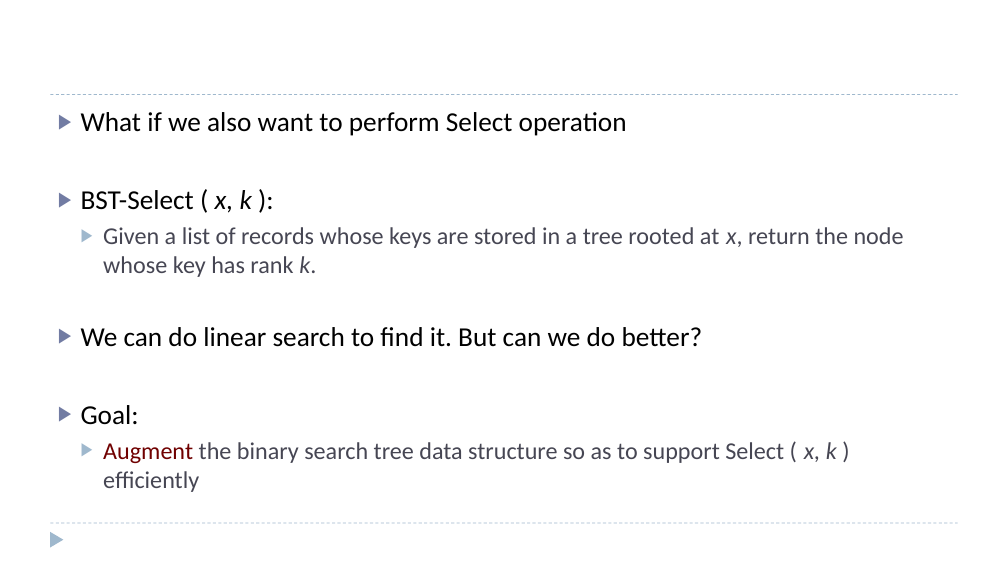
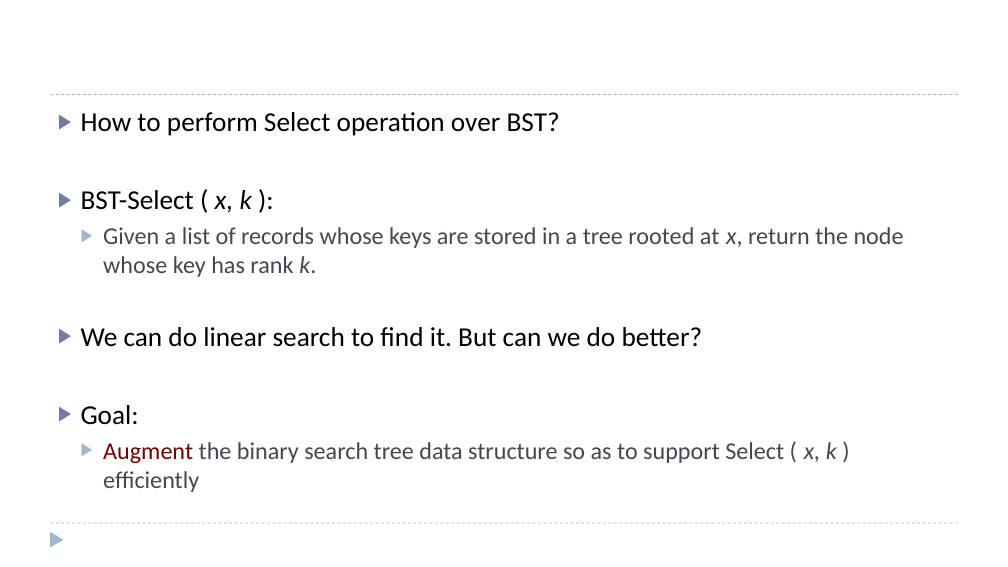
Before and after one commit to dsc-courses/dsc40b-2025-wi, a slide deck: slide 54 of materials/lectures/08-bst/slides.pptx (slide 36 before the commit). Drawn at 1008x567 pixels with LibreOffice and Linux fonts; fonts in the diff are those of the drawing. Boxes give left, top, right and bottom in pixels: in the first picture for what was removed or moved away, otherwise in the second. Text is boxed around its words. In the diff, an @@ line names an element or a change of style, - is before the commit and + after.

```diff
--- a/materials/lectures/08-bst/slides.pptx
+++ b/materials/lectures/08-bst/slides.pptx
@@ text at (81,112,560,136): text changed @@
-▶ What if we also want to perform Select operation
+▶ How to perform Select operation over BST?
```
Also in this commit, not shown: 11 other slides changed, 19 slides added, 20 other files.
